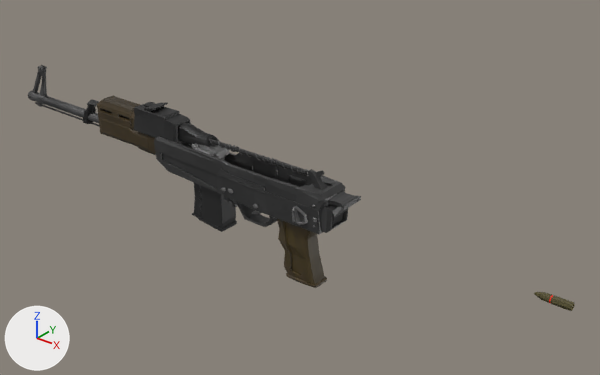
One commit to the Blender file New Game Unity project/Assets/Models/AK-series/Full/AK.blend: the scene before it, then after it.
Camera for both pictures: a 50 mm lens placed at (1.54, -2.14, 1.37), pointed at (-0.3, 0.16, -0.05). Arrows for +X, +Y and +Z are at lower left; the lights stay in place.

The first picture shows 'Ammo(AK)(BackUP)', 'Forearm', 'GasTube', 'Handle', 'LowCharge(AK)', 'Ramrod', 'Receiver', 'Spring', 'TheBarrel', 'Valve'.
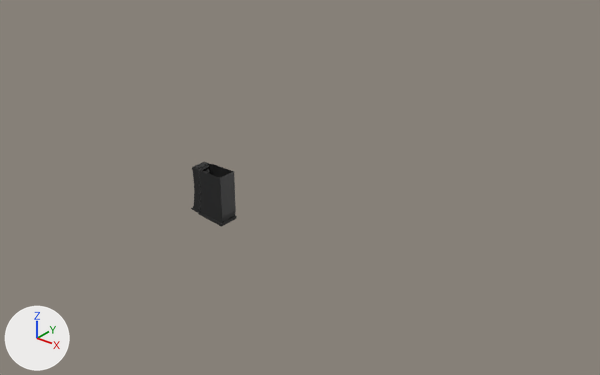
Where the newer file only moved an object's origin or applied its transform, the numbers keep the older frame.

Location of each change, [x1, y1, x2, y2] in pixels of the pictures (600 x 375 px; the box of a moved part takes in the faces that stretch with it):
'Receiver', hidden
    before: [154, 136, 361, 234]
'LowCharge(AK)', reshaped, moved
    before: [192, 183, 237, 232]
    after: [191, 162, 237, 227]
'Handle', hidden (brown)
    before: [277, 219, 327, 288]
'Forearm', hidden (brown)
    before: [97, 95, 156, 155]
'GasTube', hidden
    before: [83, 100, 191, 144]
'TheBarrel', hidden
    before: [28, 65, 99, 123]
'Valve', hidden
    before: [178, 123, 230, 160]
'Spring', hidden
    before: [209, 139, 332, 191]
'Ammo(AK)(BackUP)', deleted
    before: [534, 292, 575, 311]
'Ramrod', hidden
    before: [35, 102, 100, 127]
part 1 of me_cube_002, moved or reshaped (not visible afterwards)
    before: [154, 136, 361, 230]

Diff of the bpy script that builds the scene:
```diff
--- a/New Game Unity project/Assets/Models/AK-series/Full/AK.blend.py
+++ b/New Game Unity project/Assets/Models/AK-series/Full/AK.blend.py
@@ me_cube_002 @@
 # used by ob_receiver; location = (0.0, 0.0, 0.01); scale = (1.0, 0.795, 0.908)
-me_cube_002.from_pydata(...)  # 1423 vertices, 1360 faces; spans x -0.879..0.059, y -0.117..0.105, z -0.188..0.088
+me_cube_002.from_pydata(...)  # 1436 vertices, 1371 faces; spans x -0.879..0.102, y -0.117..0.105, z -0.188..0.094
+# me_cube_002 part 1
+# 21 vertices are removed from x -0.52..0.058, y 0.053..0.087, z 0.039..0.071
+# 51 faces are deleted
+# 15 vertices in x -0.018..0.04, y -0.058..0.064, z 0.046..0.051 move by (0.011, 0.0, -0.008)
+# 14 vertices in x -0.019..0.041, y -0.057..0.063, z 0.046..0.047 move by (0.011, 0.0, -0.007)
+# 11 vertices in x -0.019..0.039, y -0.059..0.065, z 0.051..0.057 move by (0.011, 0.0, -0.009)
+# 9 vertices in x -0.466..-0.034, y -0.087..0.079, z 0.075..0.081 move by (0.0, 0.0, 0.008)
+# 6 vertices in x -0.019..0.007, y -0.056..0.063, z 0.038..0.042 move by (0.011, 0.0, -0.006)
+# 4 vertices in x 0.003..0.014, y -0.051..0.051, z -0.023..-0.01 move by (0.0, 0.0, 0.021)
+# 115 vertices move from x -0.874..0.059, y -0.089..0.089, z -0.062..0.088 to x -0.874..0.102, y -0.087..0.089, z -0.062..0.094
+# 34 vertices are added at x -0.436..0.093, y 0.033..0.086, z 0.033..0.094
+# 62 new faces join them
 me_cube_002.materials.append(mat_receiver)
@@ me_cube_001 @@
 me_cube_001.from_pydata(...)  # 340 vertices, 326 faces; spans x -0.082..0.082, y -0.099..0.125, z -0.298..0.1
 # used by ob_handle; location = (-0.18, 0.0, -0.138); rotation_euler = (0.0, 0.0, -1.571), in degrees (0, 0, -90); scale = (0.666, 0.892, 0.666)
+# me_cube_001 part 3: the whole mesh is moved by (0.0, 0.0, -0.093)
 me_cube_001.materials.append(mat_handle)
@@ me_cube @@
 # used by ob_lowcharge_ak; location = (-0.625, 0.0, -0.142); scale = (0.0833, 0.028, 0.0678)
-me_cube.from_pydata(...)  # 444 vertices, 427 faces; spans x -1.13..1.01, y -1.6..1.6, z -1.63..1.59
+me_cube.from_pydata(...)  # 442 vertices, 427 faces; spans x -1.13..1.01, y -1.6..1.6, z -3.11..0.12
+# me_cube part 2: 444 vertices removed from x -1.13..1.01, y -1.6..1.6, z -1.63..1.59; 442 vertices added at x -1.13..1.01, y -1.6..1.6, z -3.11..0.12
 me_cube.materials.append(mat_charge)
@@ ob_receiver @@
 ob_receiver.scale = (1.0, 0.795, 0.908)
+ob_receiver.hide_set(True)
@@ ob_spring @@
 ob_spring.scale = (0.231, 0.35, 0.019)
+ob_spring.hide_set(True)
@@ ob_gastube @@
 ob_gastube.scale = (0.928, 0.627, 0.614)
+ob_gastube.hide_set(True)
@@ ob_thebarrel @@
 ob_thebarrel.scale = (0.0208, 0.0208, 0.0208)
+ob_thebarrel.hide_set(True)
@@ ob_handle @@
 ob_handle = bpy.data.objects.new('Handle', me_cube_001)
-ob_handle.location = (-0.18, 0.0, -0.138)
+ob_handle.location = (-0.18, 0.0, -0.076)
 ob_handle.rotation_euler = (0.0, 0.0, -1.571)  # degrees (0, 0, -90)
 ob_handle.scale = (0.666, 0.892, 0.666)
+ob_handle.hide_set(True)
@@ ob_forearm @@
 ob_forearm.scale = (0.984, 0.442, 0.872)
+ob_forearm.hide_set(True)
@@ ob_valve @@
 ob_valve = bpy.data.objects.new('Valve', me_circle)
-ob_valve.location = (-0.775, 0.0, 0.089)
+ob_valve.location = (-0.772, 0.0, 0.089)
 ob_valve.rotation_euler = (0.0, 1.571, 0.0)  # degrees (0, 90, 0)
 ob_valve.scale = (0.236, 0.189, 0.236)
+ob_valve.hide_set(True)
@@ ob_ramrod @@
 ob_ramrod.scale = (0.0789, 0.0789, 0.0789)
+ob_ramrod.hide_set(True)
@@ ob_lowcharge_ak @@
 ob_lowcharge_ak = bpy.data.objects.new('LowCharge(AK)', me_cube)
-ob_lowcharge_ak.location = (-0.625, 0.0, -0.142)
+ob_lowcharge_ak.location = (-0.625, 0.0, -0.017)
 ob_lowcharge_ak.scale = (0.0833, 0.028, 0.0678)
@@ ob_ammo_ak__backup @@
-ob_ammo_ak__backup = bpy.data.objects.new('Ammo(AK)(BackUP)', me_cube_014)
```
